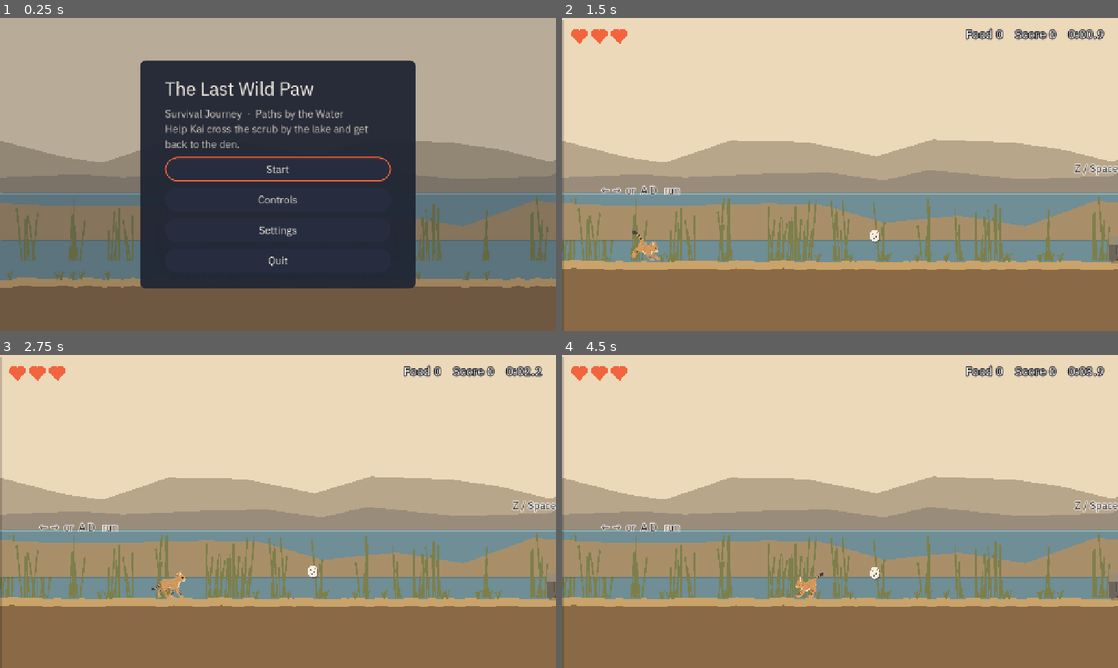
Above: before the commit, frames 1-4 (two rows, left to right).
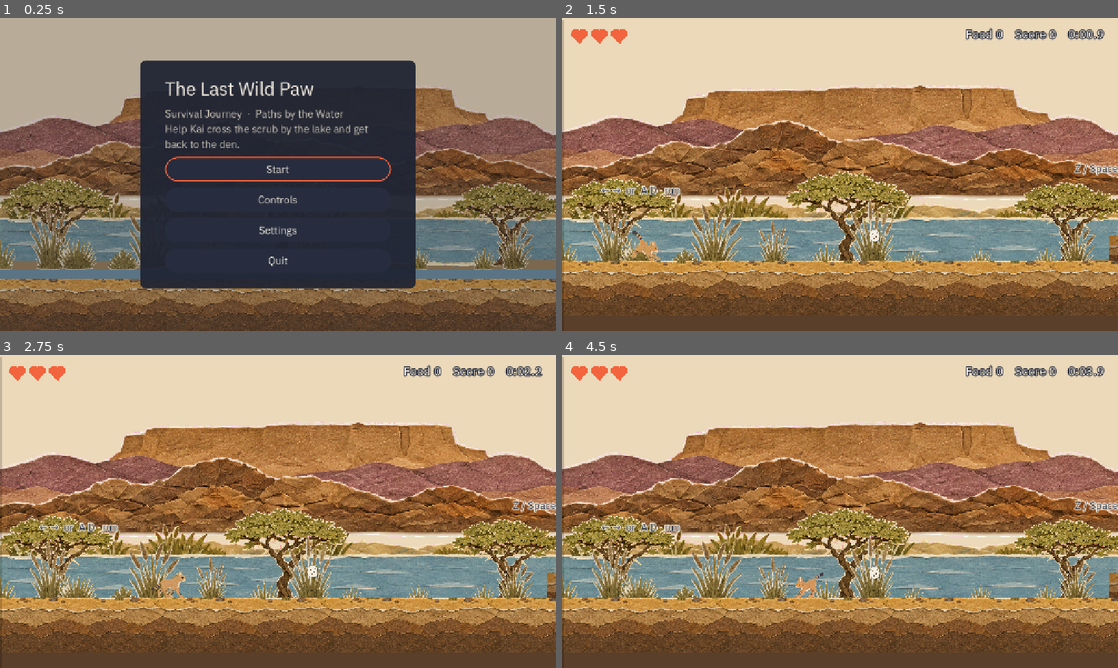
Above: after the commit, the same moments.

Repository: gomin2013/the-last-wild-paw
Game: Godot game, scene res://scenes/main.tscn
The game is run twice, just before and just after one commit, with the same random seed, the same clock (stepped at 60 frames per second) and the same inputs. Sound files missing from this copy of the repository are replaced by a short silence.
Inputs (mouse positions are in pixels of both pictures, inside the frame that each line leads up to):
- Up to frame 1 (0.25 s): no input
- Up to frame 2 (1.5 s): click "Start" at 0.5 s; tap Enter at 1.25 s; move the mouse to (962, 158) at 1.27 s; hold Right (move_right) from 1.28 s (still down); tap X (attack) at 1.35 s; click (962, 158) at 1.42 s
- Up to frame 3 (2.75 s): tap Z (jump) at 1.52 s; release Right (move_right) at 2 s; drag from (166, 527) to (311, 570) at 2.02 s
- Up to frame 4 (4.5 s): move the mouse to (895, 442) at 2.77 s; hold Right (move_right) 2.78-3.5 s; tap Alt at 2.85 s; drag from (812, 574) to (673, 464) at 3.52 s; move the mouse to (1006, 558) at 4.27 s; hold Left (move_left) from 4.28 s (still down); tap X (attack) at 4.35 s

The runs differ from the first frame. In frame 1, 32% of the frame differs, in the area x 0-100%, y 22-100%; in frame 2, 67%; in frame 3, 67%; in frame 4, 67%, in the area x 0-100%, y 21-100%.

Commit message:
2026 Updated Paper Collage Sprites (Actor).

Diff:
--- a/actors/props/backdrop.gd
+++ b/actors/props/backdrop.gd
@@ -2,9 +2,24 @@
 class_name Backdrop
 extends Node2D
 ## One paper plane of the background, drawn across `width` so a Parallax2D can repeat it.
-## FAR: lake and far hills. MID: low rocks and reeds by the water.
+## FAR: far hills and the lake. MID: the bank with acacia / tamarisk and reed clumps.
+## Art: assets/props (generated Paper Collage and the series S1 set kit).
 
 enum Layer { FAR, MID }
+
+const MOUNTAINS := preload("res://assets/props/mountains.png")
+const LAKE := preload("res://assets/props/lake.png")
+const WATER := Color("6f8ea0")
+const TREES: Array[Texture2D] = [
+	preload("res://assets/props/acacia.png"), preload("res://assets/props/tamarisk.png")
+]
+const CLUMPS: Array[Texture2D] = [
+	preload("res://assets/props/reed_tall.png"),
+	preload("res://assets/props/reed_low.png"),
+	preload("res://assets/props/grass_tall.png"),
+	preload("res://assets/props/tussock.png"),
+	preload("res://assets/props/shrub.png"),
+]
 
 @export var plane := Layer.FAR:
 	set(v):
@@ -18,25 +33,44 @@
 	var rng := RandomNumberGenerator.new()
 	rng.seed = 11 if plane == Layer.FAR else 23
 	if plane == Layer.FAR:
-		draw_rect(Rect2(0, base_y - 40, width, 400), Color("6f8e95"))
-		draw_rect(Rect2(0, base_y - 40, width, 6), Color("8fb0b5"))
-		_ridge(rng, base_y - 40, 60.0, 130.0, Color("b8a68a"))
-		_ridge(rng, base_y - 40, 20.0, 70.0, Color("9a8c7a"))
-	else:
-		_ridge(rng, base_y + 70, 30.0, 90.0, Color("a88f6a"))
-		var x := 0.0
-		while x < width:
-			x += rng.randf_range(30.0, 120.0)
-			for i in rng.randi_range(3, 7):
-				var h := rng.randf_range(60.0, 150.0)
-				var lean := rng.randf_range(-14.0, 14.0)
-				var bx := x + i * 6.0
-				draw_line(
-					Vector2(bx, base_y + 120),
-					Vector2(bx + lean, base_y + 120 - h),
-					Color("7d7f4a"),
-					4.0
-				)
+		_strip(MOUNTAINS, base_y - 20)
+		var lake_top := base_y - 70
+		draw_rect(Rect2(0, lake_top + LAKE.get_height() - 8, width, 400), WATER)
+		_strip(LAKE, lake_top + LAKE.get_height())
+		return
+	_ridge(rng, base_y + 140, 8.0, 24.0, Color("9a7f58"))  # a low bank, the lake stays visible
+	# Trees stand back on the bank; reed and grass clumps in front of them
+	var x := rng.randf_range(80.0, 300.0)
+	while x < width - 200.0:
+		var tree: Texture2D = TREES[rng.randi() % TREES.size()]
+		_cutout(tree, x, base_y + 132, rng.randf_range(0.42, 0.55))
+		x += rng.randf_range(500.0, 900.0)
+	x = 0.0
+	while x < width:
+		var clump: Texture2D = CLUMPS[rng.randi() % CLUMPS.size()]
+		_cutout(clump, x, base_y + 140, rng.randf_range(0.35, 0.55))
+		x += rng.randf_range(60.0, 170.0)
+
+
+## One texture repeated across the plane, every other copy mirrored so the joins always match.
+func _strip(tex: Texture2D, bottom: float) -> void:
+	var w := float(tex.get_width())
+	var h := float(tex.get_height())
+	var i := 0
+	while i * w < width:
+		# A negative rect size draws nothing, so mirror with the canvas transform instead
+		var flip := i % 2 == 1
+		draw_set_transform(
+			Vector2(i * w + (w if flip else 0.0), 0), 0, Vector2(-1 if flip else 1, 1)
+		)
+		draw_texture_rect(tex, Rect2(0, bottom - h, w, h), false)
+		i += 1
+	draw_set_transform(Vector2.ZERO)
+
+
+func _cutout(tex: Texture2D, x: float, bottom: float, s: float) -> void:
+	var size := Vector2(tex.get_width(), tex.get_height()) * s
+	draw_texture_rect(tex, Rect2(Vector2(x - size.x / 2.0, bottom - size.y), size), false)
 
 
 func _ridge(rng: RandomNumberGenerator, y: float, low: float, high: float, color: Color) -> void:
@@ -47,8 +81,4 @@
 		x += rng.randf_range(90.0, 220.0)
 	pts.append(Vector2(width, pts[1].y))  # same height at both ends so the plane tiles
 	pts.append(Vector2(width, y))
-	var shadow := pts.duplicate()
-	for i in shadow.size():
-		shadow[i] += Vector2(5, 4)
-	draw_colored_polygon(shadow, Color(0, 0, 0, 0.12))
 	draw_colored_polygon(pts, color)
--- /dev/null
+++ b/actors/props/campfire.gd
@@ -0,0 +1,59 @@
+@tool
+class_name Campfire
+extends Node2D
+## Stage 2 backdrop (S1 EP.10 "The Ones Beyond the Fire"): signs of a small Fayum camp, reed huts,
+## basket-lined grain pits and a hearth with smoke, the firelight on the scene. No people: they have
+## gone in for the night. Origin is the ground line under the hearth. Art: the series set kit.
+
+const HUT := preload("res://assets/props/hut.png")
+const HUT_SIDE := preload("res://assets/props/hut_side.png")
+const HEARTH := preload("res://assets/props/hearth.png")
+const PIT := preload("res://assets/props/pit.png")
+const BASKET := preload("res://assets/props/basket.png")
+const SMOKE := preload("res://assets/props/smoke.png")
+
+var _t := 0.0
+var _light: PointLight2D
+
+
+func _ready() -> void:
+	_light = PointLight2D.new()
+	var grad := Gradient.new()
+	grad.colors = PackedColorArray([Color.WHITE, Color(1, 1, 1, 0)])
+	var tex := GradientTexture2D.new()
+	tex.gradient = grad
+	tex.fill = GradientTexture2D.FILL_RADIAL
+	tex.fill_from = Vector2(0.5, 0.5)
+	tex.fill_to = Vector2(1.0, 0.5)
+	tex.width = 256
+	tex.height = 256
+	_light.texture = tex
+	_light.texture_scale = 5.0
+	_light.color = Color("ffb062")
+	_light.position = Vector2(0, -30)
+	add_child(_light)
+
+
+func _process(delta: float) -> void:
+	_t += delta
+	_light.energy = 1.1 + sin(_t * 9.0) * 0.08 + sin(_t * 23.0) * 0.05
+	queue_redraw()
+
+
+func _draw() -> void:
+	_put(HUT, Vector2(-290, 0), 1.0)
+	_put(HUT_SIDE, Vector2(250, 0), 0.9)
+	_put(PIT, Vector2(-120, 4), 0.5)
+	_put(BASKET, Vector2(140, 2), 0.42)
+	# Smoke drifts up and sways; the flames breathe with the light
+	var sway := sin(_t * 1.3) * 6.0
+	_put(SMOKE, Vector2(4 + sway, -110), 0.6, Color(1, 1, 1, 0.55 + sin(_t * 2.0) * 0.1))
+	draw_set_transform(Vector2.ZERO, 0.0, Vector2(1.0, 1.0 + sin(_t * 11.0) * 0.04))
+	_put(HEARTH, Vector2.ZERO, 0.6)
+	draw_set_transform(Vector2.ZERO)
+
+
+## Texture standing on `foot` (its bottom centre), scaled by `s`.
+func _put(tex: Texture2D, foot: Vector2, s: float, tint := Color.WHITE) -> void:
+	var size := Vector2(tex.get_width(), tex.get_height()) * s
+	draw_texture_rect(tex, Rect2(foot - Vector2(size.x / 2.0, size.y), size), false, tint)
--- a/actors/props/den.gd
+++ b/actors/props/den.gd
@@ -5,8 +5,7 @@
 
 signal reached
 
-const ROCK := Color("6e6458")
-const ROCK_LIGHT := Color("9a8c7a")
+const ROCKS := preload("res://assets/props/den_rocks.png")
 
 
 func _ready() -> void:
@@ -29,28 +28,6 @@
 
 
 func _draw() -> void:
-	draw_colored_polygon(
-		[
-			Vector2(-170, 0),
-			Vector2(-140, -150),
-			Vector2(-40, -230),
-			Vector2(90, -210),
-			Vector2(170, -90),
-			Vector2(190, 0)
-		],
-		ROCK
-	)
-	draw_colored_polygon(
-		[Vector2(-120, -140), Vector2(-40, -220), Vector2(60, -200), Vector2(-30, -150)], ROCK_LIGHT
-	)
-	draw_colored_polygon(
-		[
-			Vector2(-60, 0),
-			Vector2(-56, -70),
-			Vector2(-20, -110),
-			Vector2(30, -104),
-			Vector2(60, -60),
-			Vector2(64, 0)
-		],
-		Color("2b2a2c")
-	)
+	# Series S1 set-kit den rocks, the cave mouth over the origin
+	var size := Vector2(ROCKS.get_width(), ROCKS.get_height()) * 1.1
+	draw_texture_rect(ROCKS, Rect2(Vector2(-size.x * 0.47, -size.y), size), false)
--- a/actors/props/ground_block.gd
+++ b/actors/props/ground_block.gd
@@ -1,14 +1,14 @@
 @tool
 class_name GroundBlock
 extends StaticBody2D
-## Solid ground or rock from its top-left corner, drawn as torn paper. Builds its own collision box.
+## Solid ground or rock from its top-left corner, in Paper Collage earth (assets/props/ground.png;
+## rock is the same paper, greyer). Builds its own collision box.
 
 enum Kind { GROUND, ROCK }
 
-const PALETTE := {
-	Kind.GROUND: [Color("8a6a46"), Color("c9a36a"), Color("7d7f4a")],
-	Kind.ROCK: [Color("6e6458"), Color("9a8c7a"), Color("4f4840")],
-}
+const GROUND := preload("res://assets/props/ground.png")
+const DEEP := Color("5a3f2a")  # the strip's bottom earth colour, for blocks deeper than the strip
+const TINT := {Kind.GROUND: Color.WHITE, Kind.ROCK: Color(0.78, 0.74, 0.72)}
 
 @export var size := Vector2(256, 160):
 	set(v):
@@ -39,33 +39,15 @@
 
 
 func _draw() -> void:
-	var c: Array = PALETTE[kind]
-	var rng := RandomNumberGenerator.new()
-	rng.seed = hash(Vector2i(position))
-	# Torn top edge, a slightly offset darker sheet behind it for the paper-layer look
-	var top: PackedVector2Array = []
+	# Paper earth strip tiled along the top at half size; deeper earth below it
+	var tint: Color = TINT[kind]
+	var tile := Vector2(GROUND.get_width(), GROUND.get_height()) * 0.5
+	draw_rect(Rect2(Vector2(4, 5), size), Color(0, 0, 0, 0.18))
+	var h := minf(size.y, tile.y)
 	var x := 0.0
 	while x < size.x:
-		top.append(Vector2(x, rng.randf_range(-3.0, 3.0)))
-		x += rng.randf_range(14.0, 30.0)
-	top.append(Vector2(size.x, 0))
-	var sheet := top.duplicate()
-	sheet.append_array([Vector2(size.x, size.y), Vector2(0, size.y)])
-	var shadow := sheet.duplicate()
-	for i in shadow.size():
-		shadow[i] += Vector2(4, 5)
-	draw_colored_polygon(shadow, Color(0, 0, 0, 0.18))
-	draw_colored_polygon(sheet, c[0])
-	var band := top.duplicate()
-	for i in range(top.size() - 1, -1, -1):
-		band.append(top[i] + Vector2(0, minf(18.0, size.y * 0.3)))
-	draw_colored_polygon(band, c[1])
-	if kind == Kind.GROUND:
-		for i in int(size.x / 70.0):
-			var gx := rng.randf_range(8.0, size.x - 8.0)
-			for b in 3:
-				draw_line(Vector2(gx, 2), Vector2(gx + (b - 1) * 6.0, -14.0 - b * 2.0), c[2], 3.0)
-	else:
-		for i in int(size.x / 60.0) + 1:
-			var fx := rng.randf_range(10.0, size.x - 10.0)
-			draw_line(Vector2(fx, 22), Vector2(fx + rng.randf_range(-12, 12), size.y), c[2], 2.0)
+		var w := minf(tile.x, size.x - x)
+		draw_texture_rect_region(GROUND, Rect2(x, 0, w, h), Rect2(0, 0, w * 2.0, h * 2.0), tint)
+		x += tile.x
+	if size.y > tile.y:
+		draw_rect(Rect2(0, tile.y - 1.0, size.x, size.y - tile.y + 1.0), DEEP * tint)
--- a/actors/props/listening_stone.gd
+++ b/actors/props/listening_stone.gd
@@ -4,6 +4,8 @@
 ## Easter egg (O-5): S1 EP.02, where Sera teaches the kittens to wait: "ให้นิ่ง ให้ฟัง". Standing
 ## still on this stone for hold_time reveals the line and a bonus. Optional: nothing in the stage
 ## needs it.
+
+const STONE := preload("res://assets/props/rock_small.png")  # series S1 set kit
 
 @export var hold_time := 2.0
 @export var points := 500
@@ -54,7 +56,5 @@
 
 
 func _draw() -> void:
-	draw_colored_polygon(
-		[Vector2(-46, 0), Vector2(-38, -14), Vector2(30, -16), Vector2(46, 0)], Color("9a8c7a")
-	)
-	draw_line(Vector2(-36, -12), Vector2(28, -14), Color("b8ab98"), 3.0)
+	var size := Vector2(STONE.get_width(), STONE.get_height()) * 0.5
+	draw_texture_rect(STONE, Rect2(Vector2(-size.x / 2.0, -size.y + 4.0), size), false)
--- /dev/null
+++ b/actors/props/offering.gd
@@ -0,0 +1,12 @@
+@tool
+class_name Offering
+extends Den
+## Stage 2's clear zone (S1 EP.11 "A Trust Not Given"): a flat stone at the camp's edge where the
+## people left a fish and walked away. Kai reaches it once they have gone.
+
+const FISH := preload("res://assets/props/fish.png")  # series fish-on-a-stone standee
+
+
+func _draw() -> void:
+	var size := Vector2(FISH.get_width(), FISH.get_height()) * 0.55
+	draw_texture_rect(FISH, Rect2(Vector2(-size.x / 2.0, -size.y + 4.0), size), false)
--- a/actors/props/thorns.gd
+++ b/actors/props/thorns.gd
@@ -2,6 +2,9 @@
 class_name Thorns
 extends Area2D
 ## Thorn scrub (FR-04): touching it costs a heart and sends Kai back to the respawn point.
+## With `water` set it is deep lake water instead (Stage 2), same rule.
+
+const SCRUB := preload("res://assets/props/thorns.png")
 
 @export var size := Vector2(160, 60):
 	set(v):
@@ -9,6 +12,10 @@
 		_build()
 @export var damage := 1
 @export var respawn: Marker2D
+@export var water := false:
+	set(v):
+		water = v
+		queue_redraw()
 
 
 func _ready() -> void:
@@ -41,23 +48,38 @@
 
 
 func _draw() -> void:
-	var rng := RandomNumberGenerator.new()
-	rng.seed = hash(Vector2i(position))
+	if water:
+		_draw_water()
+		return
+	# The scrub stands a little taller than its hit box so the thorns read before Kai touches them
+	var h := size.y * 1.4
+	var w := h * SCRUB.get_width() / SCRUB.get_height()
 	var x := 0.0
+	var i := 0
 	while x < size.x:
-		var w := rng.randf_range(34.0, 56.0)
-		var h := rng.randf_range(size.y * 0.6, size.y)
-		var bush: PackedVector2Array = [Vector2(x, size.y)]
-		for i in 7:
-			var t := (i + 1) / 8.0
-			var r := h if i % 2 == 0 else h * 0.55
-			bush.append(Vector2(x + w * t, size.y - r * sin(t * PI)))
-		bush.append(Vector2(x + w, size.y))
-		draw_colored_polygon(bush, Color("4f4a2c") if int(x) % 2 == 0 else Color("5d5634"))
-		for i in 4:
-			var sx := x + rng.randf_range(4.0, w - 4.0)
-			var sy := size.y - rng.randf_range(6.0, h * 0.8)
-			draw_line(
-				Vector2(sx, sy), Vector2(sx + rng.randf_range(-7, 7), sy - 9), Color("d9cba8"), 2.0
-			)
+		var part := minf(w, size.x - x)
+		var src := Rect2(0, 0, part / w * SCRUB.get_width(), SCRUB.get_height())
+		# Every other bush mirrored, via the canvas transform (a negative rect size draws nothing)
+		var flip := i % 2 == 1
+		draw_set_transform(
+			Vector2(x + (part if flip else 0.0), 0), 0, Vector2(-1 if flip else 1, 1)
+		)
+		draw_texture_rect_region(SCRUB, Rect2(0, size.y - h, part, h), src)
 		x += w * 0.8
+		i += 1
+	draw_set_transform(Vector2.ZERO)
+
+
+func _draw_water() -> void:
+	# Dark water down past the screen edge, light ripple lines on top
+	draw_rect(Rect2(0, 8, size.x, 400), Color("2f4a5c"))
+	draw_rect(Rect2(0, 8, size.x, 6), Color("8fb0bf"))
+	var x := 14.0
+	while x < size.x - 30.0:
+		draw_line(
+			Vector2(x, 28 + fmod(x, 3) * 9),
+			Vector2(x + 26, 28 + fmod(x, 3) * 9),
+			Color("6f8ea0"),
+			2
+		)
+		x += 46.0
Not shown, added: actors/props/campfire.gd.uid
Not shown, added: actors/props/offering.gd.uid
